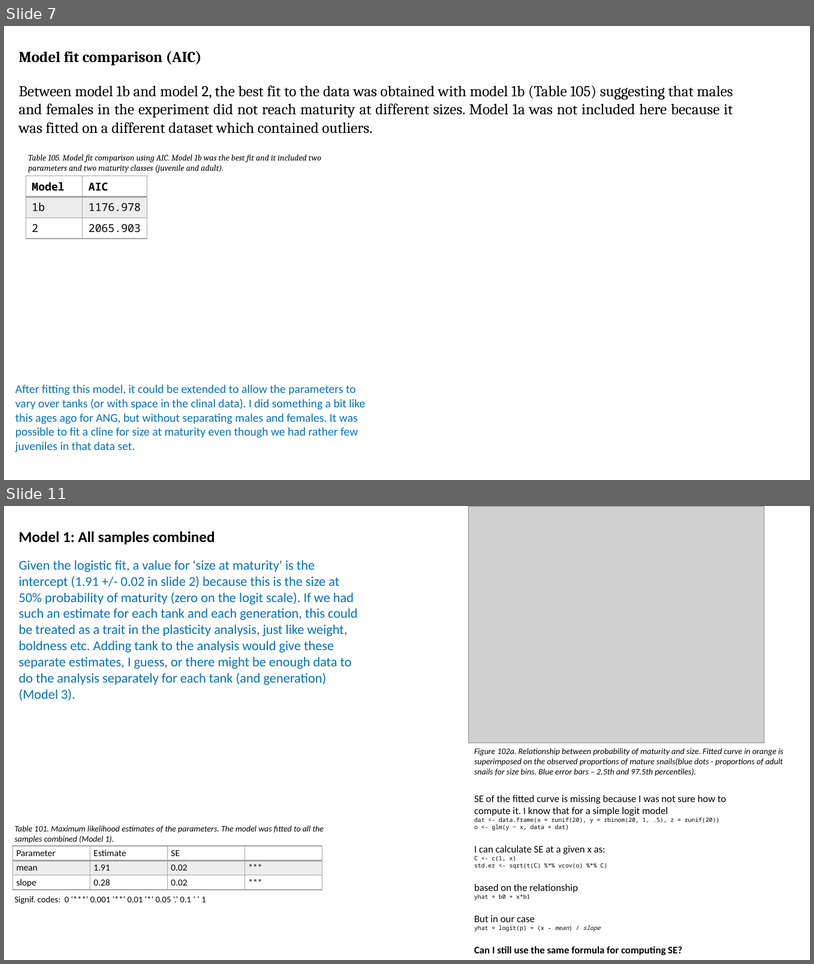
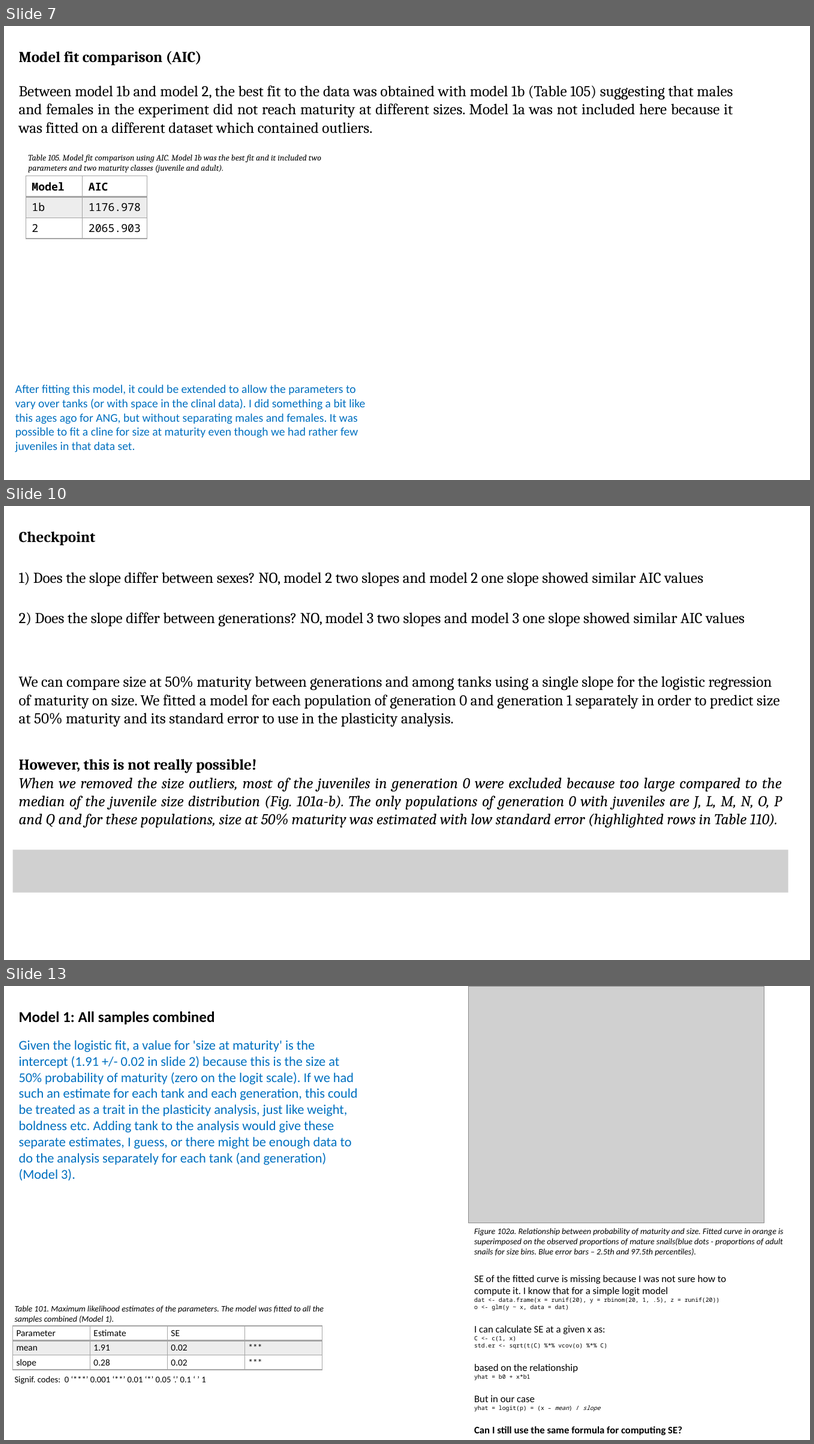
Before and after one commit to sam0per/Littorina_CZ_offspring, a slide deck: docs/Littorina_offspring_size_maturity.pptx. Shown one above the other, each under a label of ours: slides 7 and 11 before the commit, slides 7, 10 and 13 after it; the slides between them are not shown. The pictures are 814x964 and 814x1444 pixels, drawn with LibreOffice and Linux fonts; fonts in the diff are those of the drawing; grey boxes stand for pictures. Boxes give left, top, right and bottom in pixels: in the first picture for what was removed or moved away, otherwise in the second. Text is boxed around its words. In the diff, an @@ line names an element or a change of style, - is before the commit and + after.

Commit message:
populations in generation 0 have no juveniles

```diff
--- a/docs/Littorina_offspring_size_maturity.pptx
+++ b/docs/Littorina_offspring_size_maturity.pptx
@@ slide 10 added at box(4, 506, 810, 960), background #FFFFFF @@
@@ text added at box(19, 531, 96, 546), 18 pt, text #000000, bold @@
+Checkpoint
@@ text added at box(19, 572, 704, 586), 18 pt, text #000000 @@
+1) Does the slope differ between sexes? NO, model 2 two slopes and model 2 one slope showed similar AIC values
@@ text added at box(19, 612, 745, 627), 18 pt, text #000000 @@
+2) Does the slope differ between generations? NO, model 3 two slopes and model 3 one slope showed similar AIC values
@@ text added at box(19, 676, 780, 727), 18 pt, text #000000 @@
+We can compare size at 50% maturity between generations and among tanks using a single slope for the logistic regression of maturity on size. We fitted a model for each population of generation 0 and generation 1 separately in order to predict size at 50% maturity and its standard error to use in the plasticity analysis.
@@ text added at box(19, 759, 782, 828), 18 pt, text #000000, italic @@
+However, this is not really possible!
+When we removed the size outliers, most of the juveniles in generation 0 were excluded because too large compared to the median of the juvenile size distribution (Fig. 101a-b). The only populations of generation 0 with juveniles are J, L, M, N, O, P and Q and for these populations, size at 50% maturity was estimated with low standard error (highlighted rows in Table 110).
@@ picture added at box(13, 850, 789, 892) @@
@@ what was slide 11 is now slide 13 @@
```
Also in this commit, not shown: 3 slides changed, 1 other slide added, 1 slide removed, 2 other files.
